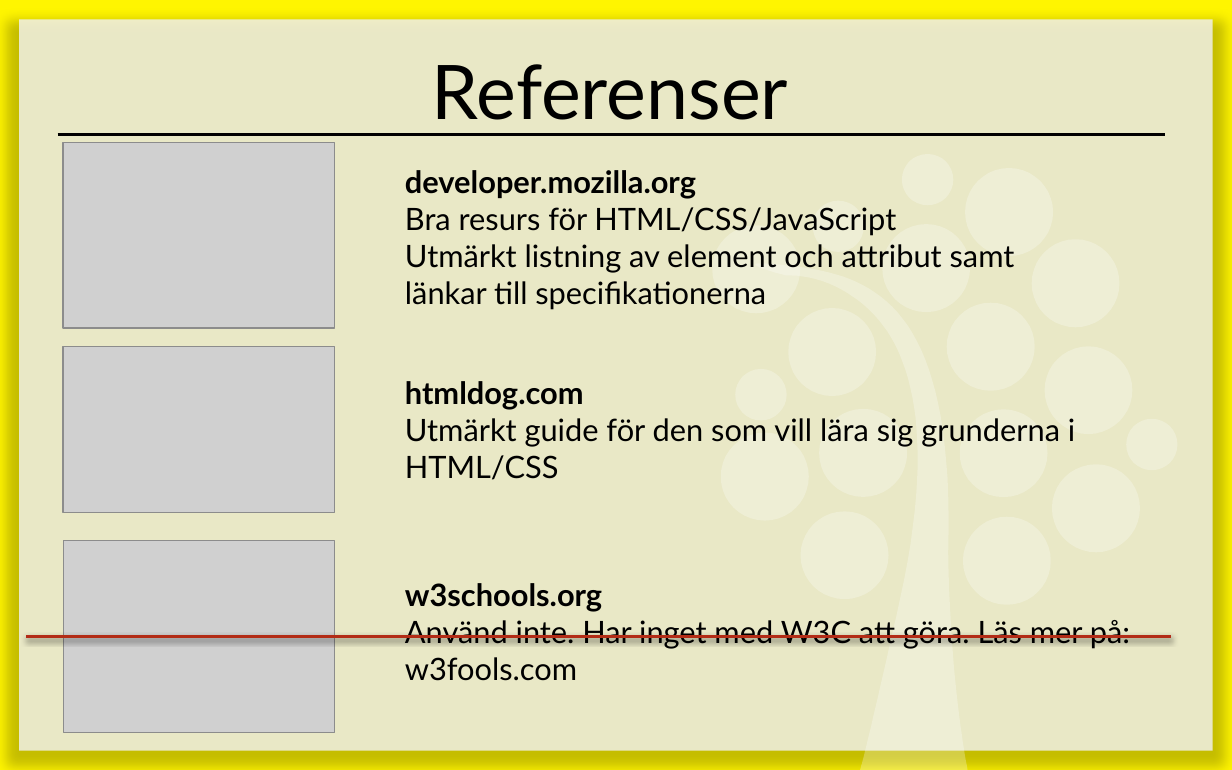
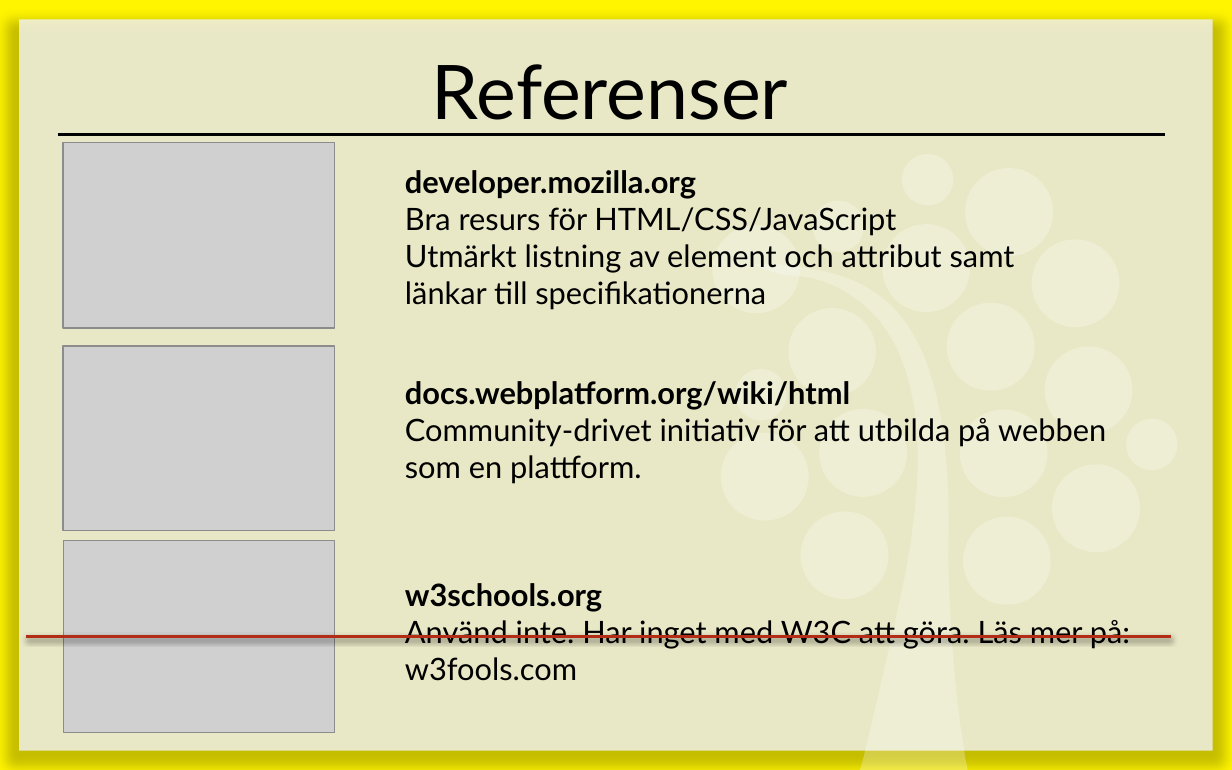
Before and after one commit to 1ik415/Kursmaterial, a slide deck: slide 30 of Föreläsningar/F02 - HTML.pptx (slide 28 before the commit). Drawn at 1232x770 pixels with LibreOffice and Linux fonts; fonts in the diff are those of the drawing; grey boxes stand for pictures. Boxes give left, top, right and bottom in pixels: in the first picture for what was removed or moved away, otherwise in the second. Text is boxed around its words. In the diff, an @@ line names an element or a change of style, - is before the commit and + after.

```diff
--- a/Föreläsningar/F02 - HTML.pptx
+++ b/Föreläsningar/F02 - HTML.pptx
@@ picture: place and size @@
-picture at [63,346,334,513]
+picture at [63,346,334,531]
@@ text at [405,381,1106,484]: text changed @@
-htmldog.com
-Utmärkt guide för den som vill lära sig grunderna i HTML/CSS
+docs.webplatform.org/wiki/html
+Community-drivet initiativ för att utbilda på webben som en plattform.
```
Also in this commit, not shown: 1 other slide changed.
